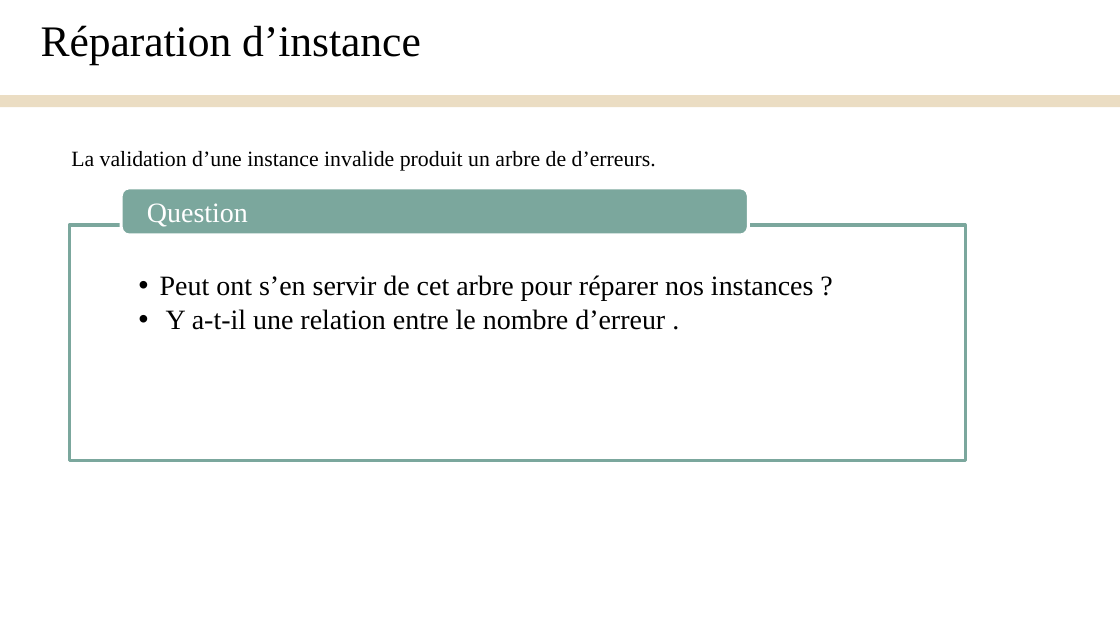
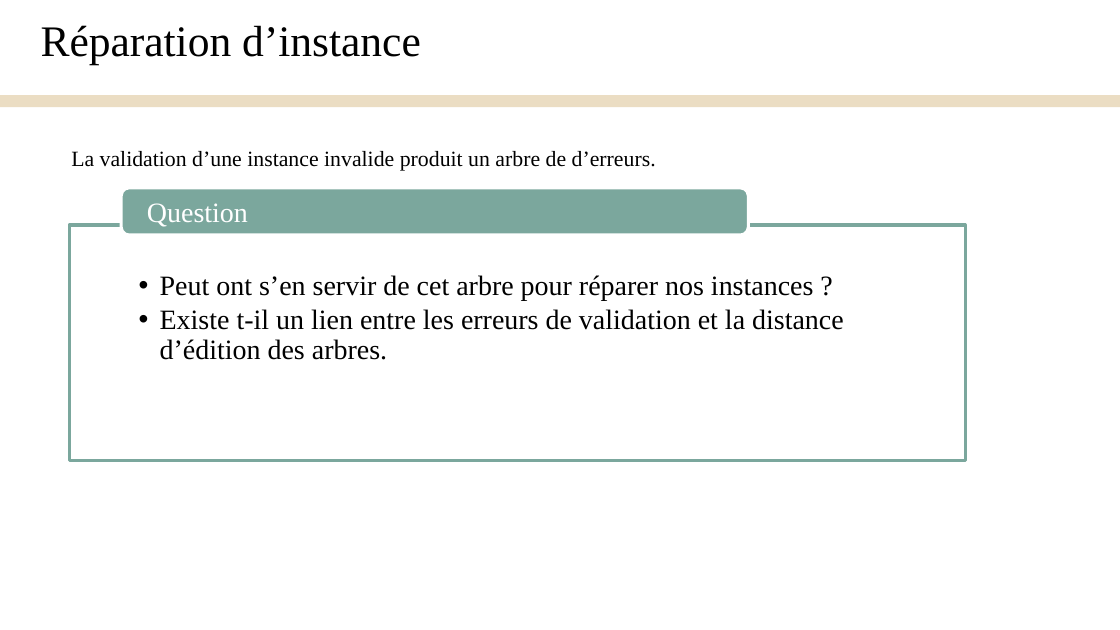
Before and after one commit to Yanis540/PSTL-M1, a slide deck: slide 14 of rapport/Présentation_Finale.pptx. Drawn at 1120x630 pixels with LibreOffice and Linux fonts; fonts in the diff are those of the drawing. Boxes give left, top, right and bottom in pixels: in the first picture for what was removed or moved away, otherwise in the second. Text is boxed around its words. In the diff, an @@ line names an element or a change of style, - is before the commit and + after.

Commit message:
added stuff

```diff
--- a/rapport/Présentation_Finale.pptx
+++ b/rapport/Présentation_Finale.pptx
@@ text at [160, 309, 844, 360]: text changed @@
-  • Y a-t-il une relation entre le nombre d’erreur .
+  • Existe t-il un lien entre les erreurs de validation et la distance d’édition des arbres.
```
